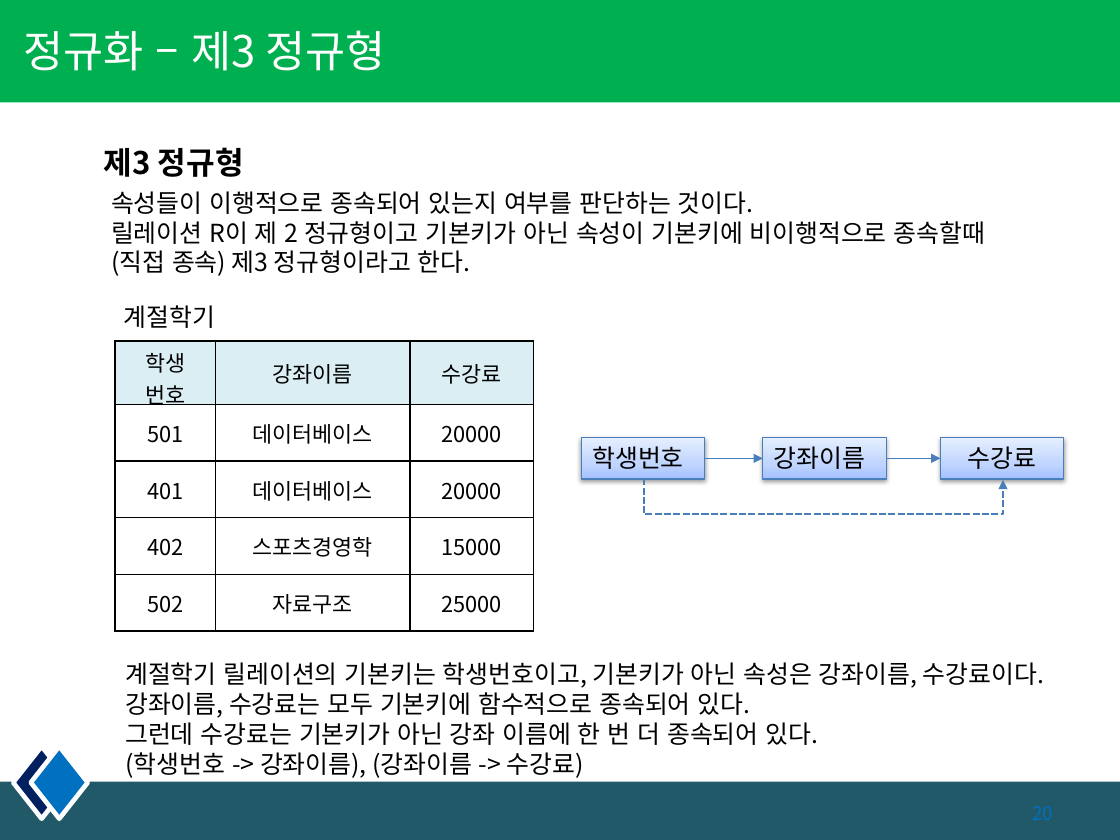
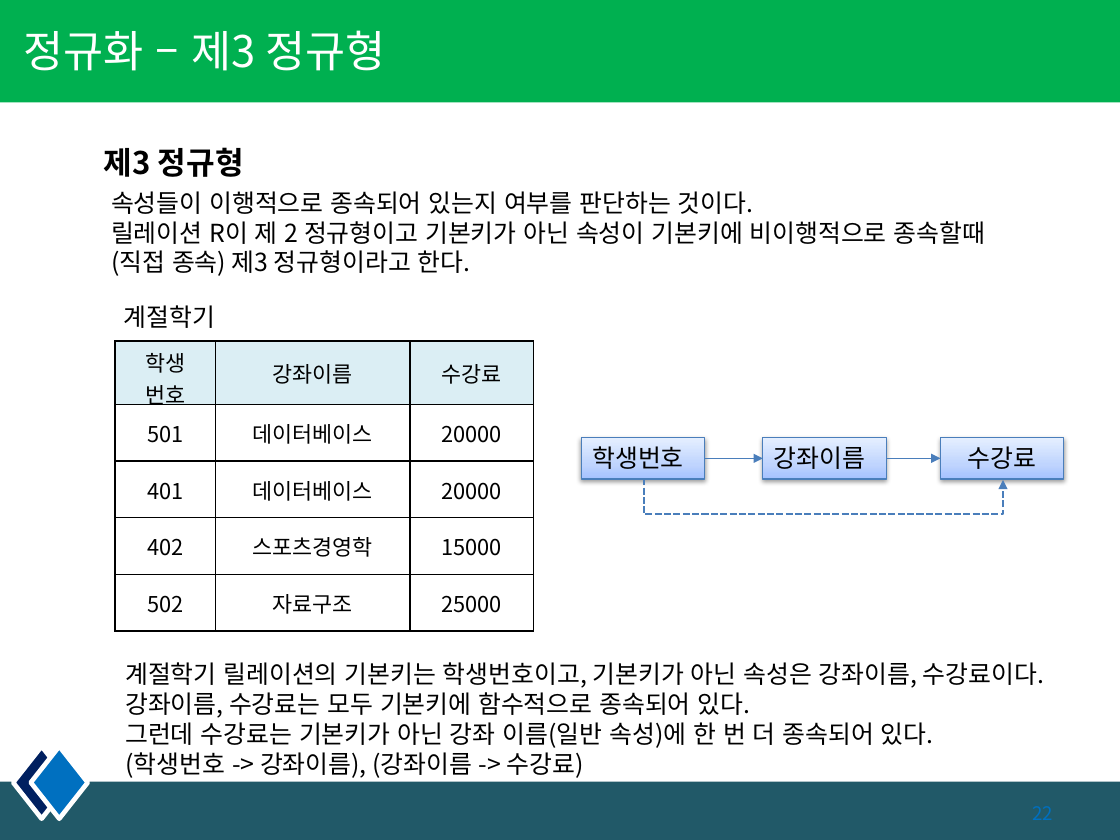
Before and after one commit to kiyongee2/green_project_web, a slide deck: slide 22 of db_ppt/2장. 제약조건, 관계.pptx (slide 20 before the commit). Drawn at 1120x840 pixels with LibreOffice and Linux fonts; fonts in the diff are those of the drawing. Boxes give left, top, right and bottom in pixels: in the first picture for what was removed or moved away, otherwise in the second. Text is boxed around its words. In the diff, an @@ line names an element or a change of style, - is before the commit and + after.

```diff
--- a/db_ppt/2장. 제약조건, 관계.pptx
+++ b/db_ppt/2장. 제약조건, 관계.pptx
@@ text at box(125, 717, 934, 748): text changed @@
-그런데 수강료는 기본키가 아닌 강좌 이름에 한 번 더 종속되어 있다.
+그런데 수강료는 기본키가 아닌 강좌 이름(일반 속성)에 한 번 더 종속되어 있다.
```
Also in this commit, not shown: 2 other slides changed, 2 slides added, 7 other files.
